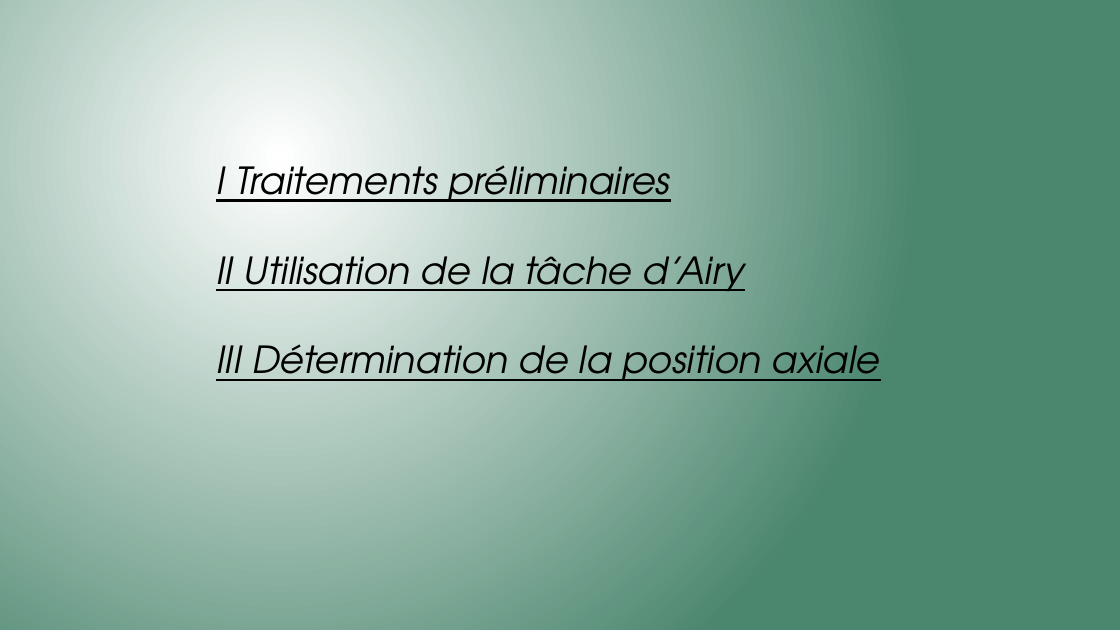
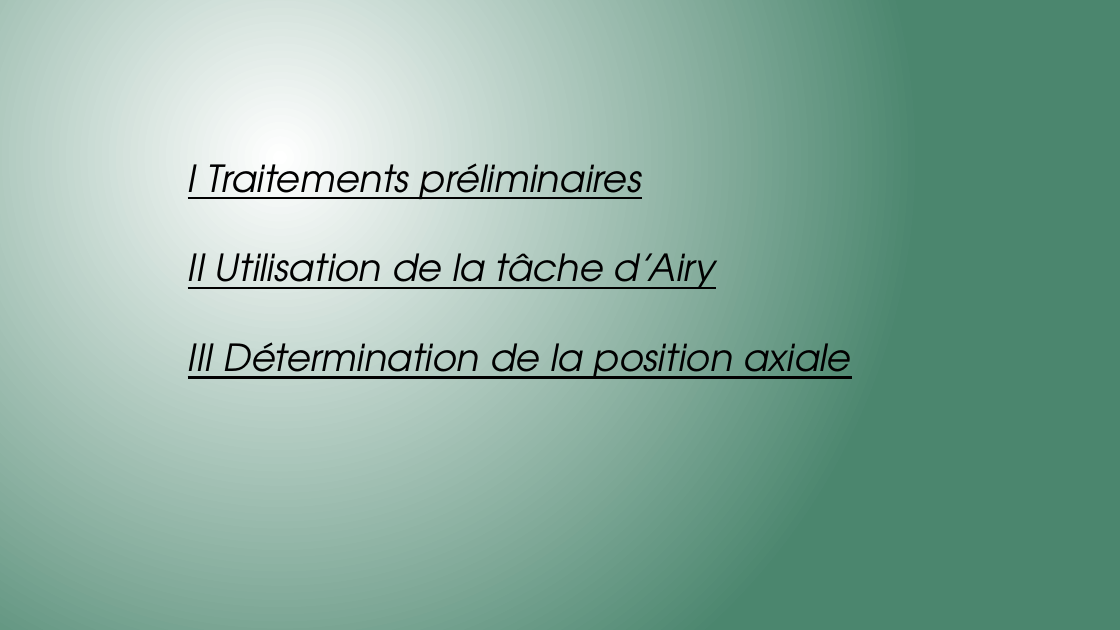
Before and after one commit to Killian-Herveau/PIMS, a slide deck: slide 5 of Pres_Avril/PresentationPIMSAvril.pptx (slide 6 before the commit). Drawn at 1120x630 pixels with LibreOffice and Linux fonts; fonts in the diff are those of the drawing. Boxes give left, top, right and bottom in pixels: in the first picture for what was removed or moved away, otherwise in the second. Text is boxed around its words. In the diff, an @@ line names an element or a change of style, - is before the commit and + after.

```diff
--- a/Pres_Avril/PresentationPIMSAvril.pptx
+++ b/Pres_Avril/PresentationPIMSAvril.pptx
@@ text "I Traitements préliminaires" rewrapped from bbox=[216, 165, 880, 381] to bbox=[188, 153, 851, 379] @@
```
Also in this commit, not shown: 9 other slides changed, 5 slides added, 2 slides removed, 1 other file.
